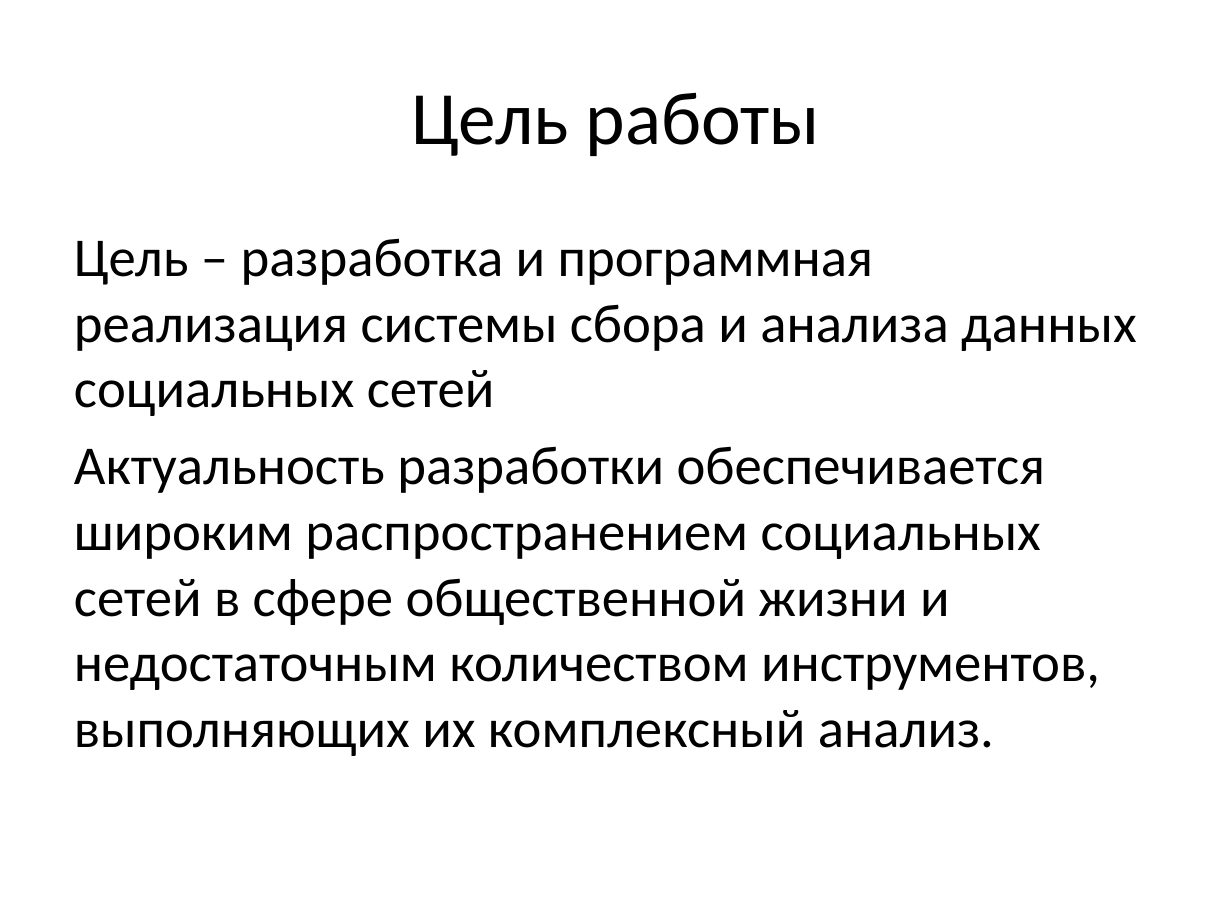
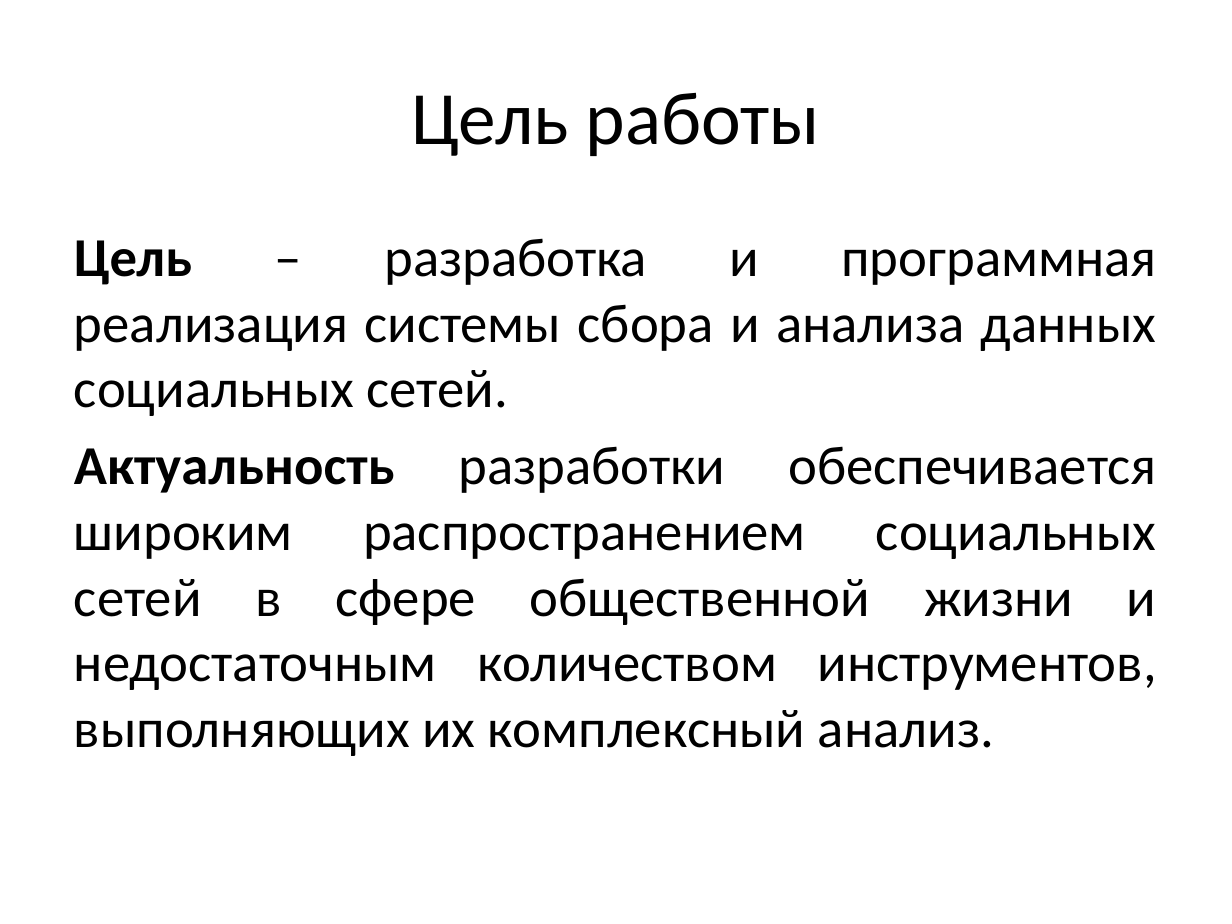
Before and after one commit to AlexBelov/master_thesis, a slide deck: slide 2 of Презентация.pptx. Drawn at 1232x924 pixels with LibreOffice and Linux fonts; fonts in the diff are those of the drawing. Boxes give left, top, right and bottom in pixels: in the first picture for what was removed or moved away, otherwise in the second. Text is boxed around its words. In the diff, an @@ line names an element or a change of style, - is before the commit and + after.

```diff
--- a/Презентация.pptx
+++ b/Презентация.pptx
@@ text at <box>74,238,1157,416</box>: text changed @@
-Цель – разработка и программная реализация системы сбора и анализа данных социальных сетей
+Цель – разработка и программная реализация системы сбора и анализа данных социальных сетей.
@@ text at <box>74,446,1157,756</box>: bold on in "Актуальность"; alignment left to justified @@
```
Also in this commit, not shown: 5 other slides changed, 3 other files.
